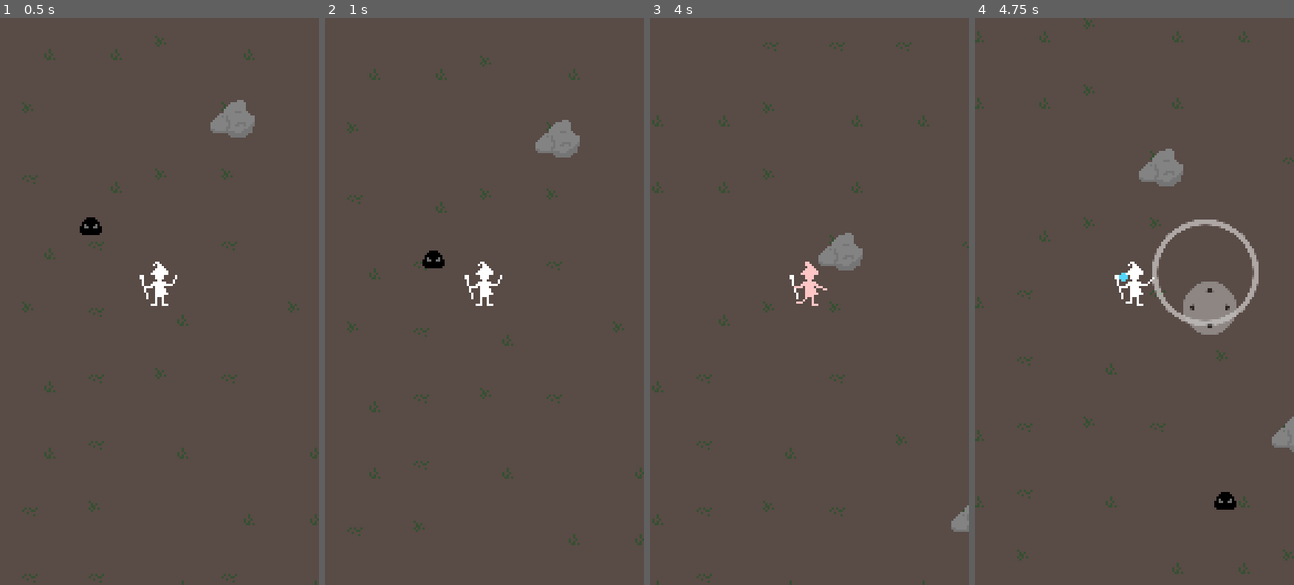
Above: before the commit, frames 1-4 (left to right).
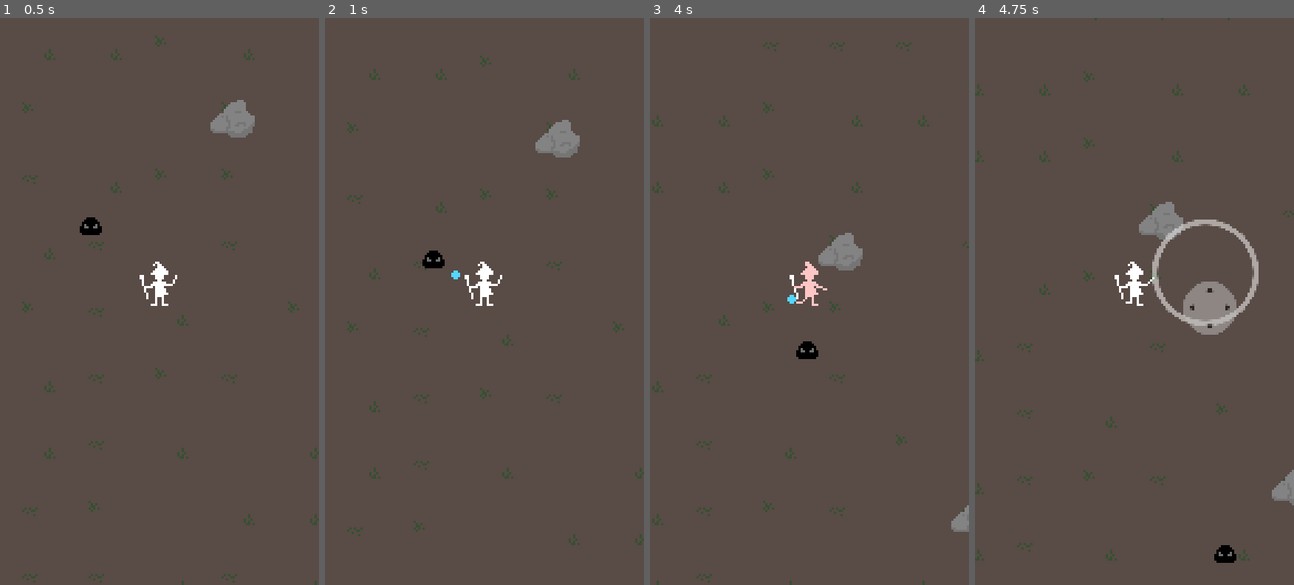
Above: after the commit, the same moments.

Repository: polyarik/wizard-legacy
Game: Godot game, scene res://scenes/main.tscn
Two runs of this game, one before a commit and one after it. Both use one fixed random seed, a clock stepped at 60 frames per second and the inputs below.
Inputs (mouse positions are in pixels of both pictures, inside the frame that each line leads up to):
- Up to frame 1 (0.5 s): no input
- Up to frame 2 (1 s): move the mouse to (468, 414) at 0.52 s; hold Up (ui_up) from 0.53 s (still down); click (468, 414) at 0.67 s
- Up to frame 3 (4 s): release Up (ui_up) at 1.25 s; drag from (905, 386) to (809, 295) at 1.27 s; move the mouse to (713, 216) at 2.02 s; hold Left (ui_left) 2.03-2.75 s; drag from (825, 301) to (713, 216) at 2.77 s; move the mouse to (761, 159) at 3.52 s; hold Down (ui_down) from 3.53 s (still down)
- Up to frame 4 (4.75 s): release Down (ui_down) at 4.25 s; drag from (1204, 273) to (1239, 567) at 4.27 s

Frame 1 is identical in both runs. In frame 2, less than 0.1% of the frame differs, in the area x 39-43%, y 44-47%; in frame 3, 0.2%; in frame 4, 3.4%, in the area x 0-100%, y 0-99%.

Commit message:
✨ add "cast_time" attribute to spells

Diff:
--- a/common/autoloads/spell_book.gd
+++ b/common/autoloads/spell_book.gd
@@ -6,8 +6,9 @@
 	magic_missile = {
 		scene = preload("res://scenes/game/particles/magic_missile/magic_missile.tscn"),
 		cooldown = 1.0,
+		cast_time = 0.4,
 		cast_conditions = {max_distance = 128}, #visible_target = true}, # TODO
-		#target = nearest
+		#target = closest
 		#cooldown_coeff
 		#levels / upgrades
 	},
@@ -18,6 +19,11 @@
 	var spell_data: Dictionary = _spell_collection.get(spell_name, {})
 
 	if spell_data:
-		return Spell.new(spell_data.scene, spell_data.cooldown, spell_data.cast_conditions)
+		return Spell.new(
+			spell_data.scene,
+			spell_data.cooldown,
+			spell_data.cast_time,
+			spell_data.cast_conditions
+		)
 
 	return null
--- a/common/spell.gd
+++ b/common/spell.gd
@@ -6,6 +6,7 @@
 var scene: PackedScene
 var cast_conditions: Dictionary
 var conditions_met: Dictionary
+var cast_time: float
 var cooldown: float
 var on_cooldown := false
 
@@ -13,9 +14,10 @@
 # TODO - define target_type (group; nearest, strongest...)
 
 
-func _init(_scene: PackedScene, _cooldown:=1.0, _cast_conditions:={}) -> void:
+func _init(_scene: PackedScene, _cooldown:=1.0, _cast_time:=0.5, _cast_conditions:={}) -> void:
 	scene = _scene
 	cooldown = _cooldown
+	cast_time = _cast_time
 
 	for condition in _cast_conditions:
 		var value = _cast_conditions[condition]
--- a/scenes/game/characters/player/player.gd
+++ b/scenes/game/characters/player/player.gd
@@ -9,10 +9,12 @@
 
 var spells: Array[Spell]
 var spells_timer: Array[Timer]
+var spells_cast_timer: Array[Timer] # TEMP
 var spells_target: Array[Node2D] # TEMP
 var collision_check_delay := 0.5
 
 # TODO - implement something like "states"
+var is_casting := false
 var in_casting_animation := false
 var is_hurt := false
 
@@ -39,6 +41,7 @@
 
 			spells_timer.append(spell_timer)
 
+			# TODO? - use match
 			if spell.cast_conditions.has("max_distance"):
 				spells_target.append(null)
 
@@ -54,7 +57,7 @@
 				collision_shape.shape = circle_shape
 				area.add_child(collision_shape)
 
-				#if spell.target == "nearest":
+				#if spell.target == "closest":
 				var enemy_check_timer = Timer.new()
 				enemy_check_timer.name = "EnemyCheckTimer" + str(len(spells))
 				add_child(enemy_check_timer)
@@ -82,6 +85,20 @@
 					# TODO
 					print("-_-")
 
+			# TODO - wrap in a function
+			var spell_cast_timer := Timer.new()
+			add_child(spell_cast_timer)
+
+			spell_cast_timer.wait_time = spell.cast_time
+			spell_cast_timer.one_shot = true
+			spell_cast_timer.timeout.connect(func() -> void:
+				if spells_target[-1] and is_instance_valid(spells_target[-1]): # TEMP
+					is_casting = false
+					cast_spell(spells[-1], spells_target[-1].global_position)
+			)
+
+			spells_cast_timer.append(spell_cast_timer)
+
 func _physics_process(_delta: float) -> void:
 	move()
 	process_spell_casting()
@@ -102,8 +119,10 @@
 	move_and_slide()
 
 func process_spell_casting() -> void:
+	if is_casting:
+		return
+
 	var spell: Spell = null
-	var target_pos: Vector2 # TEMP
 	# TODO - implement spells priority
 	# TODO - pick a spell that can be casted
 
@@ -112,12 +131,13 @@
 
 	if spells[i].can_be_casted():
 		spell = spells[i]
-		target_pos = spells_target[i].global_position
 
-	if (spell):
-		cast_spell(spell, target_pos) # TEMP
+	if spell:
+		is_casting = true
+		in_casting_animation = true
+
+		spells_cast_timer[i].start() # cast spell after spell.cast_time
 		spells_timer[i].start()
-		in_casting_animation = true
 
 # TODO - implement different spell types behaviour
 func cast_spell(spell: Spell, target_pos: Vector2) -> void:
--- a/scenes/game/characters/player/player.tscn
+++ b/scenes/game/characters/player/player.tscn
@@ -5,7 +5,7 @@
 
 [sub_resource type="Animation" id="Animation_fcl6t"]
 resource_name = "attack"
-length = 0.4
+length = 0.3
 tracks/0/type = "value"
 tracks/0/imported = false
 tracks/0/enabled = true
